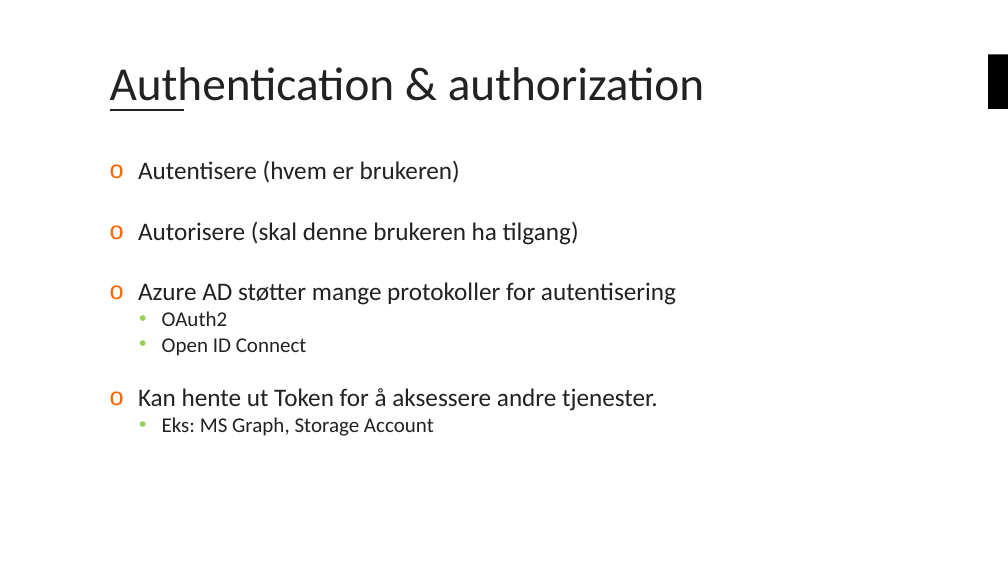
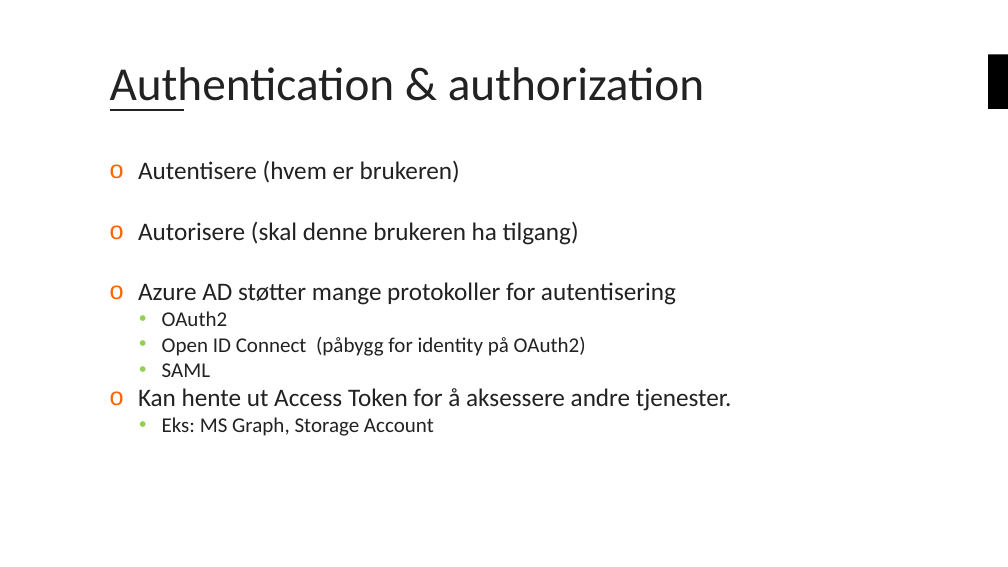
Before and after one commit to bouvet/azure-workshops, a slide deck: slide 18 of Workshop_3/Presentasjon/Azureskolen-Workshop#3.pptx (slide 13 before the commit). Drawn at 1008x567 pixels with LibreOffice and Linux fonts; fonts in the diff are those of the drawing; background and template pictures are left out. Boxes give left, top, right and bottom in pixels: in the first picture for what was removed or moved away, otherwise in the second. Text is boxed around its words. In the diff, an @@ line names an element or a change of style, - is before the commit and + after.

```diff
--- a/Workshop_3/Presentasjon/Azureskolen-Workshop#3.pptx
+++ b/Workshop_3/Presentasjon/Azureskolen-Workshop#3.pptx
@@ text at (x1=138, y1=337, x2=732, y2=411): text changed @@
-  • Open ID Connect
-o Kan hente ut Token for å aksessere andre tjenester.
+  • Open ID Connect (påbygg for identity på OAuth2)
+  • SAML
+o Kan hente ut Access Token for å aksessere andre tjenester.
```
Also in this commit, not shown: 7 other slides changed, 7 slides added, 3 other files.
